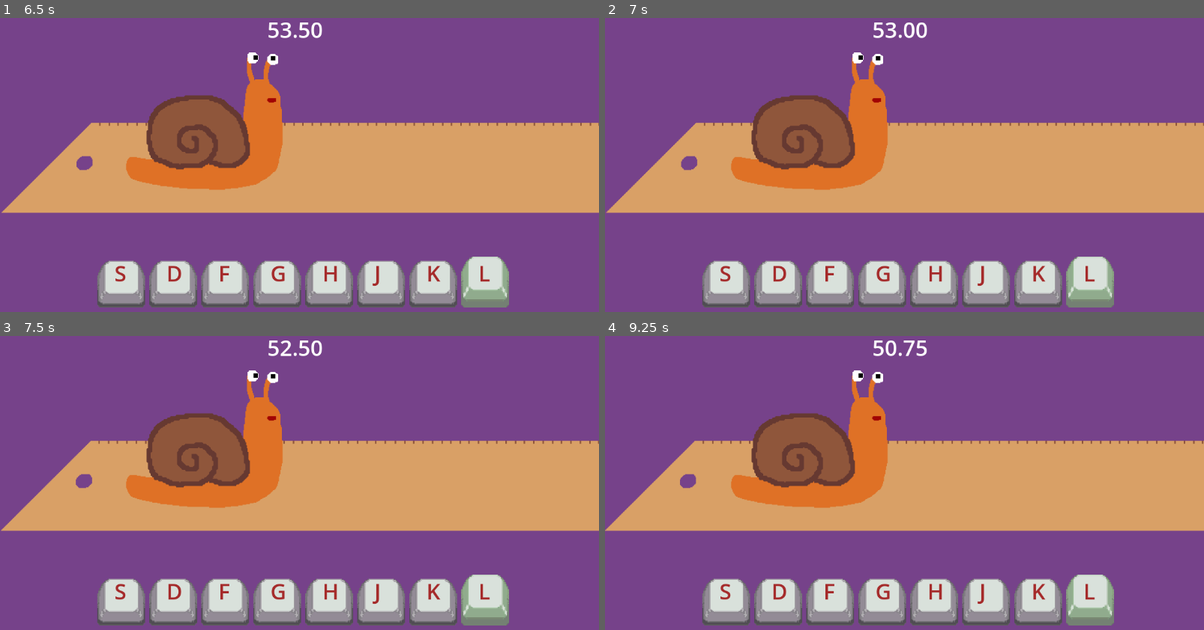
Above: before the commit, frames 1-4 (two rows, left to right).
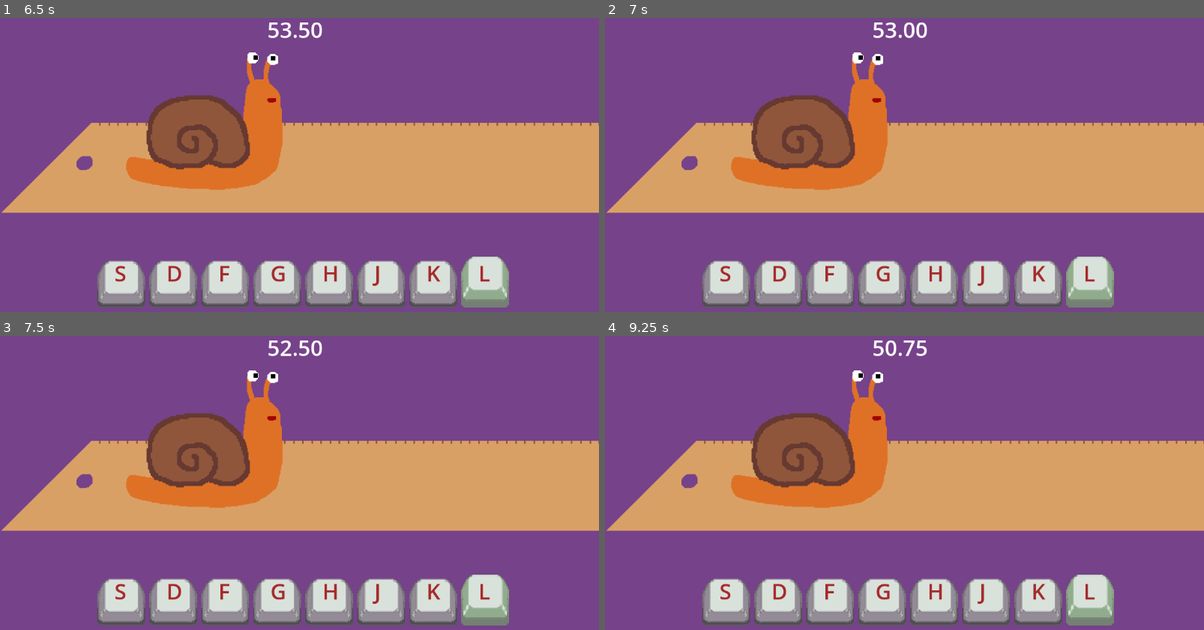
Above: after the commit, the same moments.

Repository: Superjesus2/snailrail
Game: Godot game, scene res://root.tscn
The game is run twice, just before and just after one commit, with the same random seed, the same clock (stepped at 60 frames per second) and the same inputs.
Inputs (mouse positions are in pixels of both pictures, inside the frame that each line leads up to):
- Up to frame 1 (6.5 s): click (119, 282) at 0.5 s; click (173, 282) at 1.25 s; click (227, 282) at 2 s; click (275, 282) at 2.75 s; click (329, 282) at 3.5 s; click (383, 282) at 4.25 s; click (431, 282) at 5 s; click (485, 282) at 5.75 s
- Up to frame 2 (7 s): tap Enter at 6.5 s; hold D from 6.53 s (still down); hold V from 6.53 s (still down); tap X at 6.8 s
- Up to frame 3 (7.5 s): release D at 7.28 s; release V at 7.28 s; hold S from 7.28 s (still down); tap X at 7.35 s
- Up to frame 4 (9.25 s): tap V at 7.55, 9.05 s; release S at 8.03 s; hold V 8.03-8.78 s; hold D from 8.03 s (still down); tap X at 8.3, 8.85 s

Frame 1 is identical in both runs. In frame 2, less than 0.1% of the frame differs, in the area x 0-99%, y 35-67%; in frame 3, 0.2%; in frame 4, 0.4%, in the area x 0-100%, y 35-67%.

Commit message:
input system works

Diff:
--- a/godot/root.gd
+++ b/godot/root.gd
@@ -1,9 +1,5 @@
 extends Node
 
-var which_key_is_pressed = []
-var current_keys = []
-var going_right = true
-var starting = true
 var elapsed_time = 0
 
 var is_slowed = false
@@ -46,34 +42,38 @@
 
 var cur_animal_id = "snail"
 var cur_animal = animals[cur_animal_id]
-var expected_keys = cur_animal["keycodes"]
-var expected_labels = cur_animal["keylabels"]
+var keys_for_this_animal__keys = cur_animal["keycodes"]
+var keys_for_this_animal__labels = cur_animal["keylabels"]
 var vitesse_max = cur_animal["vitesse_max"]
+
+# input system
+var going_right = true
+var starting = true
+var expected_key = keys_for_this_animal__keys[0]
 
 func _ready():
 	for key_name in all_key_names:
 		spawns[key_name] = $spawn_spots.get_node(key_name).position
 
 
-	for i in range(0,expected_keys.size()):
+	for i in range(0,keys_for_this_animal__keys.size()):
 		var key_button = TextureButton.new()
 		var key_label = Label.new()
-		current_keys.append(key_button)
 		$keyboard_keys.add_child(key_button)
 		$keyboard_labels.add_child(key_label)
 		key_button.texture_normal = load("res://resources and assets/key_sprite_normal.png")
 		key_button.texture_pressed = load("res://resources and assets/key_sprite_pressed.png")
 		key_button.texture_disabled = load("res://resources and assets/key_sprite_red.png")
 		key_button.texture_focused = load("res://resources and assets/key_sprite_green.png")
-		key_button.name = "label_" + expected_labels[i]
+		key_button.name = "label_" + keys_for_this_animal__labels[i]
 		key_button.toggle_mode = true
 		key_button.size_flags_horizontal = Control.SIZE_SHRINK_CENTER | Control.SIZE_EXPAND_FILL
-		key_label.text = expected_labels[i]
+		key_label.text = keys_for_this_animal__labels[i]
 		key_label.size_flags_horizontal = Control.SIZE_SHRINK_CENTER | Control.SIZE_EXPAND_FILL
 		key_label.horizontal_alignment = HORIZONTAL_ALIGNMENT_CENTER
 		key_label.modulate = Color("BROWN")
-		key_label.position = spawns[expected_labels[i]]
-		key_button.position = spawns[expected_labels[i]]
+		key_label.position = spawns[keys_for_this_animal__labels[i]]
+		key_button.position = spawns[keys_for_this_animal__labels[i]]
 
 
 		if key_label.text in key_names_3 :
@@ -92,7 +92,6 @@
 
 	start_snail()
 	start_other_candidates()
-	print(current_keys)
 
 func _process(_delta):
 # L'escargot bouge :
@@ -132,10 +131,12 @@
 	$chrono_timer.text = "%.2f" % the_timer
 
 func _on_key_success():
+	print("key success")
 	vitesse += 1
 	is_snared = false
 	is_slowed = false
 func _on_key_fail():
+	print("key fail")
 	is_snared = true
 
 func start_snail():
@@ -151,7 +152,7 @@
 	print('game lost')
 
 
-func validate_input(expect_key, event):
+func validate_input(expect_key, _event):
 	expect_key.clear()
 	for key in expect_key:
 		pass
@@ -164,38 +165,70 @@
 	return false
 
 func _input(event):
+
+	if event is InputEventKey:
+		if event.is_pressed() and not event.is_echo():
+			if event.physical_keycode == expected_key:
+				_on_key_success()
+				var cur_key_index = keys_for_this_animal__keys.find(expected_key)
+				if going_right and expected_key == keys_for_this_animal__keys[-1]:
+					going_right = false
+				elif not going_right and expected_key == keys_for_this_animal__keys[0]:
+					going_right = true
+
+				var offset = 1 if going_right else -1
+				expected_key = keys_for_this_animal__keys[cur_key_index + offset]
+			else:
+				_on_key_fail()
+
+
+#	for key in keys_for_this_animal__keys:
+		# key c'est un keycode (KEY_S, KEY_D...)
+		# ce n'est pas forcément une touche qui a été pressé
+
+
+#		if is_event_key_pressed(event, key):
+#			idle_duration = 0
+#			pass
+
+
+
+
+
+
 	# reset idle duration when an expected key has been pressed
-	for key in expected_keys:
+	for key in keys_for_this_animal__keys:
 		if is_event_key_pressed(event, key):
 #			idle_duration = 0
 			pass
 
 	var any_valid_key_has_been_pressed = \
-						expected_keys.any(func(k):
+						keys_for_this_animal__keys.any(func(k):
 			return is_event_key_pressed(event,k))
 	if any_valid_key_has_been_pressed:
-		idle_duration = 0
+		pass
+#		idle_duration = 0
 
 
 		#DEBUG
-	if Input.is_physical_key_pressed(KEY_V):
-		_on_key_success()
-	if Input.is_physical_key_pressed(KEY_X):
-		_on_key_fail()
-
-	var label_S = get_node("/root/root/keyboard_keys/label_S")
-	var label_D = get_node("/root/root/keyboard_keys/label_D")
-	var label_F = get_node("/root/root/keyboard_keys/label_F")
-	var label_G = get_node("/root/root/keyboard_keys/label_G")
-	var label_H = get_node("/root/root/keyboard_keys/label_H")
-	var label_J = get_node("/root/root/keyboard_keys/label_J")
-	var label_K = get_node("/root/root/keyboard_keys/label_K")
-	var label_L = get_node("/root/root/keyboard_keys/label_L")
+#	if Input.is_physical_key_pressed(KEY_V):
+#		_on_key_success()
+#	if Input.is_physical_key_pressed(KEY_X):
+#		_on_key_fail()
+
+#	var label_S = get_node("/root/root/keyboard_keys/label_S")
+#	var label_D = get_node("/root/root/keyboard_keys/label_D")
+#	var label_F = get_node("/root/root/keyboard_keys/label_F")
+#	var label_G = get_node("/root/root/keyboard_keys/label_G")
+#	var label_H = get_node("/root/root/keyboard_keys/label_H")
+#	var label_J = get_node("/root/root/keyboard_keys/label_J")
+#	var label_K = get_node("/root/root/keyboard_keys/label_K")
+#	var label_L = get_node("/root/root/keyboard_keys/label_L")
 
 
 		# UNE METHODE MOINS LABORIEUSE ?
 #	if escargo == true:
-#		var expected_keys = ["S", "D"]
+#		var keys_for_this_animal__keys = ["S", "D"]
 #		validate_input([14,2,3], event)
 
 
